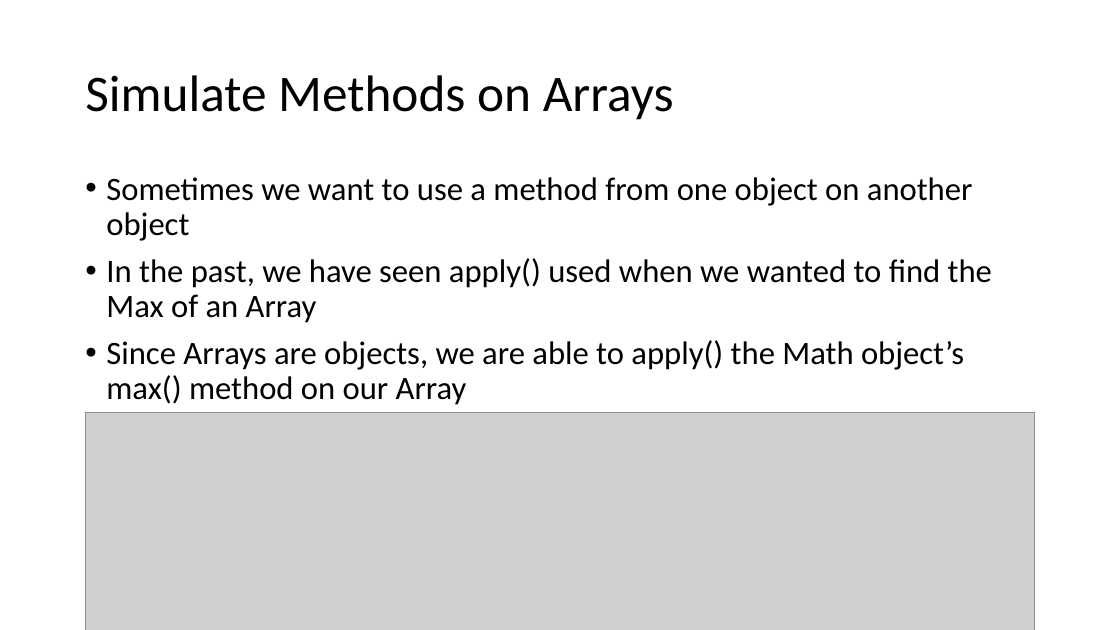
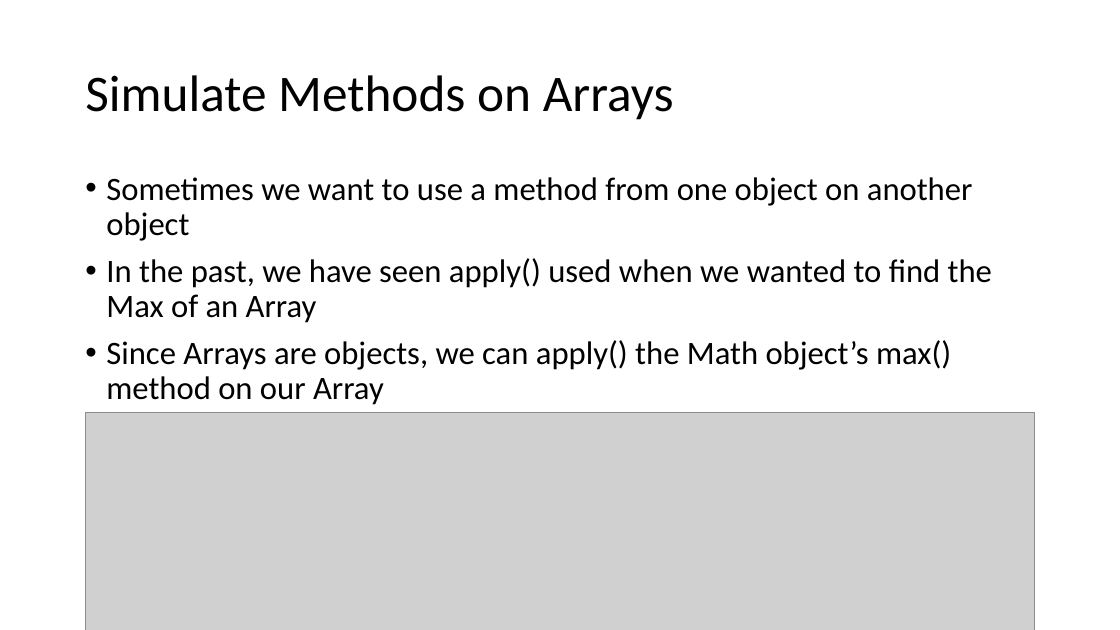
Before and after one commit to YWCANWIL-TechLab/Module12-Functions, a slide deck: slide 35 of slides/Module 12 - Functions.pptx. Drawn at 1120x630 pixels with LibreOffice and Linux fonts; fonts in the diff are those of the drawing; grey boxes stand for pictures. Boxes give left, top, right and bottom in pixels: in the first picture for what was removed or moved away, otherwise in the second. Text is boxed around its words. In the diff, an @@ line names an element or a change of style, - is before the commit and + after.

```diff
--- a/slides/Module 12 - Functions.pptx
+++ b/slides/Module 12 - Functions.pptx
@@ text at <box>106,340,951,405</box>: text changed @@
-• Since Arrays are objects, we are able to apply() the Math object’s max() method on our Array
+• Since Arrays are objects, we can apply() the Math object’s max() method on our Array
```
Also in this commit, not shown: 2 other slides changed, 9 other files.
